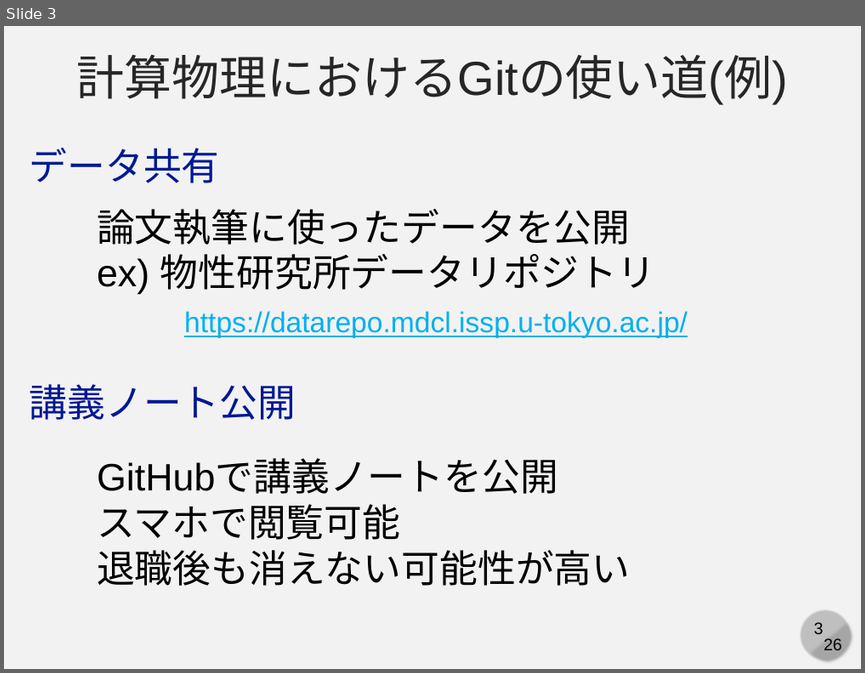
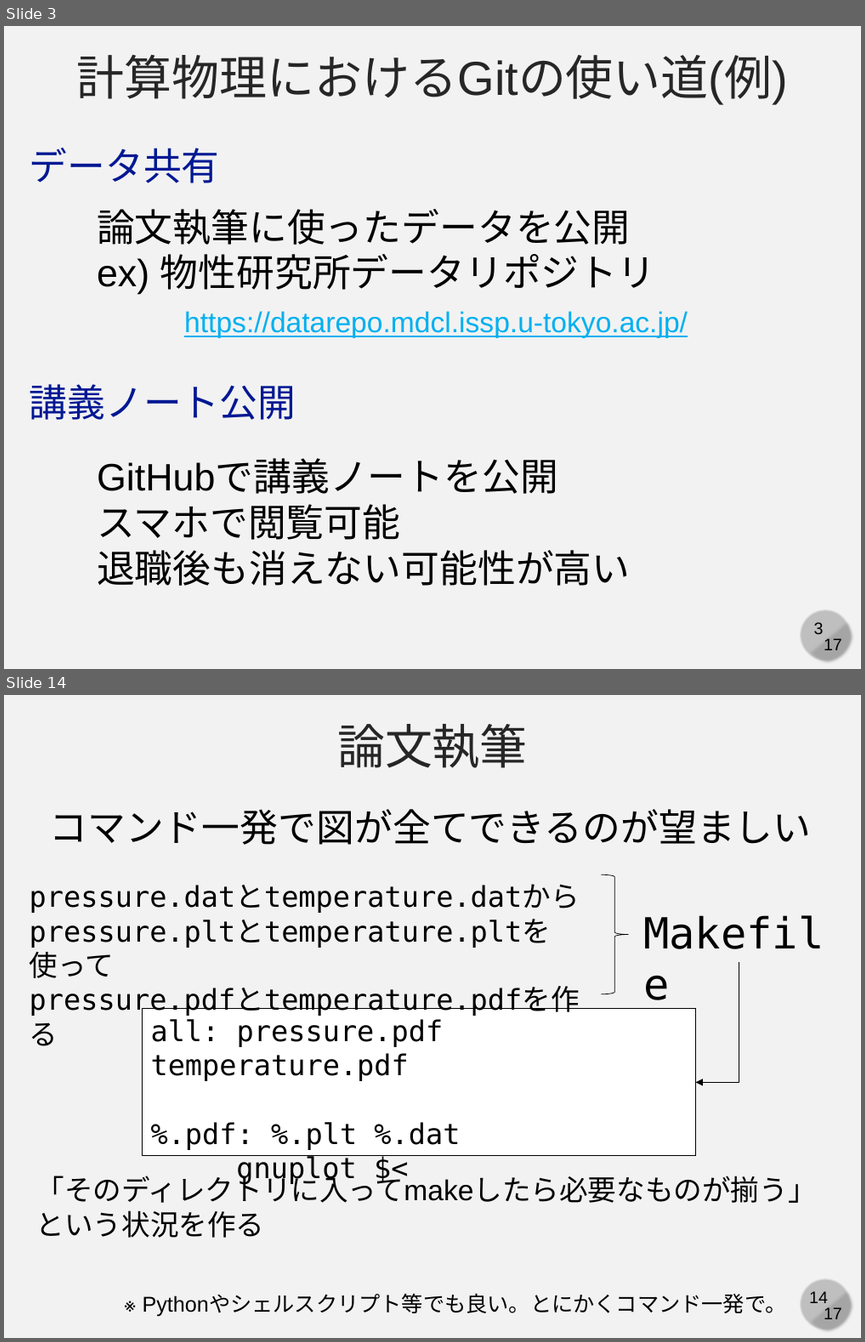
Before and after one commit to cpss2026-git/cpss2026-git.github.io, a slide deck: 01-lecture-git-basic/slides/01-c-compphys.pptx. Shown one above the other, each under a label of ours: slide 3 before the commit, slides 3 and 14 after it; the slides between them are not shown. The pictures are 865x673 and 865x1342 pixels, drawn with LibreOffice and Linux fonts; fonts in the diff are those of the drawing. Boxes give left, top, right and bottom in pixels: in the first picture for what was removed or moved away, otherwise in the second. Text is boxed around its words. In the diff, an @@ line names an element or a change of style, - is before the commit and + after.

```diff
--- a/01-lecture-git-basic/slides/01-c-compphys.pptx
+++ b/01-lecture-git-basic/slides/01-c-compphys.pptx
@@ slide 14 added at [4,695,861,1338], background #F2F2F2; not listed: 4 template elements that a slide beside it also shows @@
@@ text added at [337,724,528,768], 40 pt, text #262626 @@
+論文執筆
@@ text added at [50,809,812,845], 32 pt, text #000000 @@
+コマンド一発で図が全てできるのが望ましい
@@ text added at [30,884,579,1016], 24 pt, text #000000 @@
+pressure.datとtemperature.datから
+pressure.pltとtemperature.pltを使って
+pressure.pdfとtemperature.pdfを作る
@@ right brace added at [602,875,628,994], outline #000000 0.5 pt @@
@@ text added at [635,902,842,962], 36 pt, text #000000 @@
+Makefile
@@ elbow arrow added from (738, 962) to (695, 1083), #000000 0.5 pt @@
@@ rectangle added at [142,1009,695,1156], fill #FFFFFF, outline #000000 0.75 pt, 24 pt, text #000000 @@
+all: pressure.pdf temperature.pdf
+%.pdf: %.plt %.dat
+gnuplot $<
@@ text added at [36,1171,817,1237], 24 pt, text #000000 @@
+「そのディレクトリに入ってmakeしたら必要なものが揃う」という状況を作る
@@ text added at [209,1293,786,1313], 18 pt, text #000000 @@
+※ Pythonやシェルスクリプト等でも良い。とにかくコマンド一発で。
@@ slide 3 changed as well @@
@@ text at [823,638,842,650]: text changed @@
-26
+17
```
Also in this commit, not shown: 4 other slides changed, 11 other slides added.
